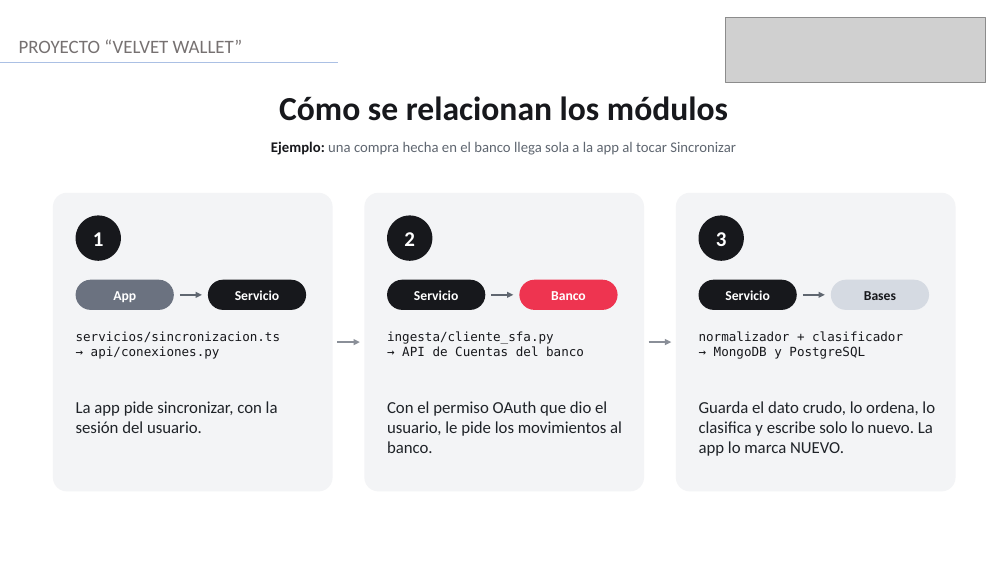
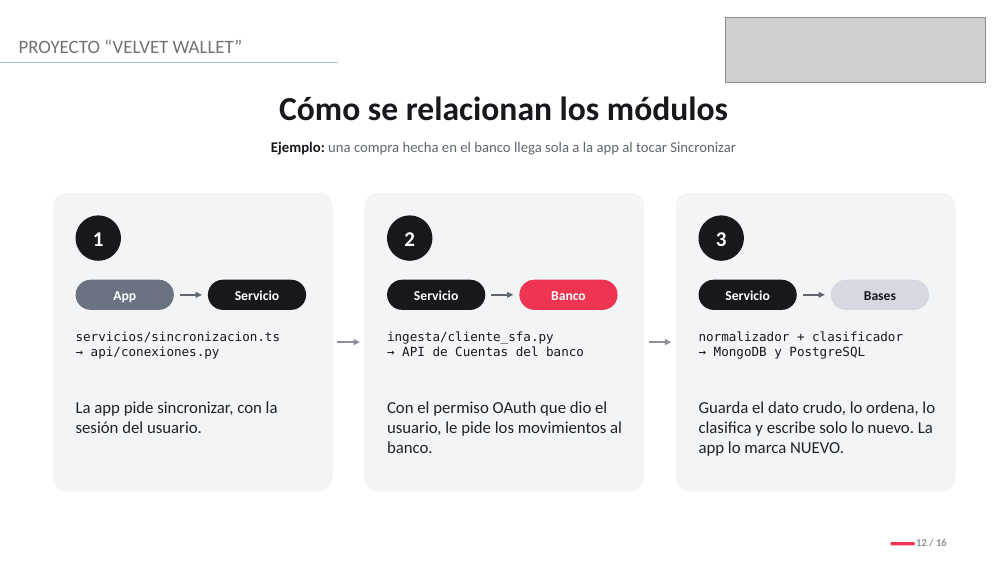
Before and after one commit to JossPa/VelvetWallet, a slide deck: slide 12 of Fase 3/Evidencias_Grupales/Presentación Final del proyecto (Español).pptx. Drawn at 1008x567 pixels with LibreOffice and Linux fonts; fonts in the diff are those of the drawing; grey boxes stand for pictures. Boxes give left, top, right and bottom in pixels: in the first picture for what was removed or moved away, otherwise in the second. Text is boxed around its words. In the diff, an @@ line names an element or a change of style, - is before the commit and + after.

```diff
--- a/Fase 3/Evidencias_Grupales/Presentación Final del proyecto (Español).pptx
+++ b/Fase 3/Evidencias_Grupales/Presentación Final del proyecto (Español).pptx
@@ text added at (916, 539, 947, 546), 10 pt, text #8A8F98, bold @@
+12 / 16
@@ rectangle added at (891, 542, 915, 545), fill #EE3450 @@
```
Also in this commit, not shown: 15 other slides changed.
